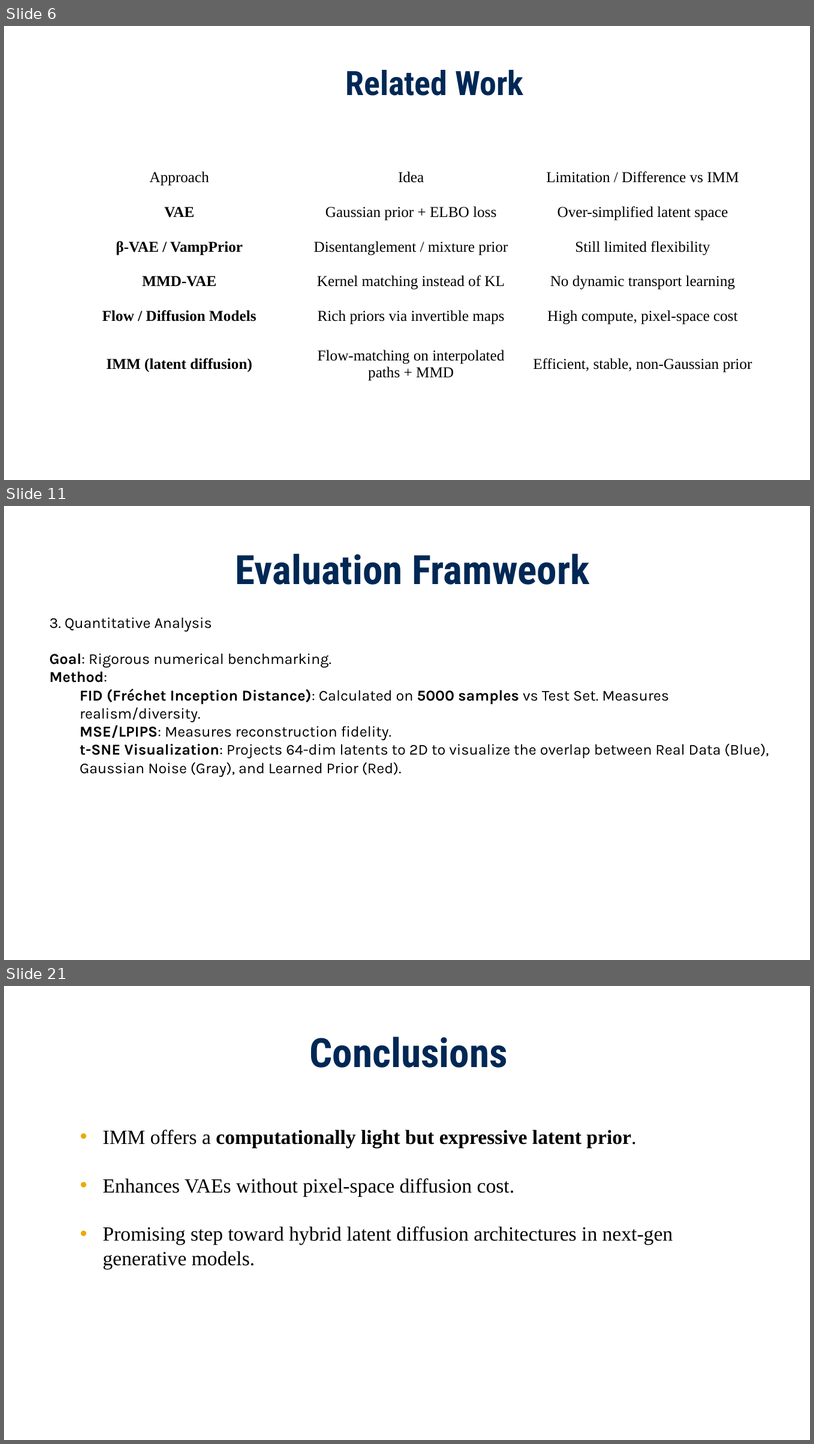
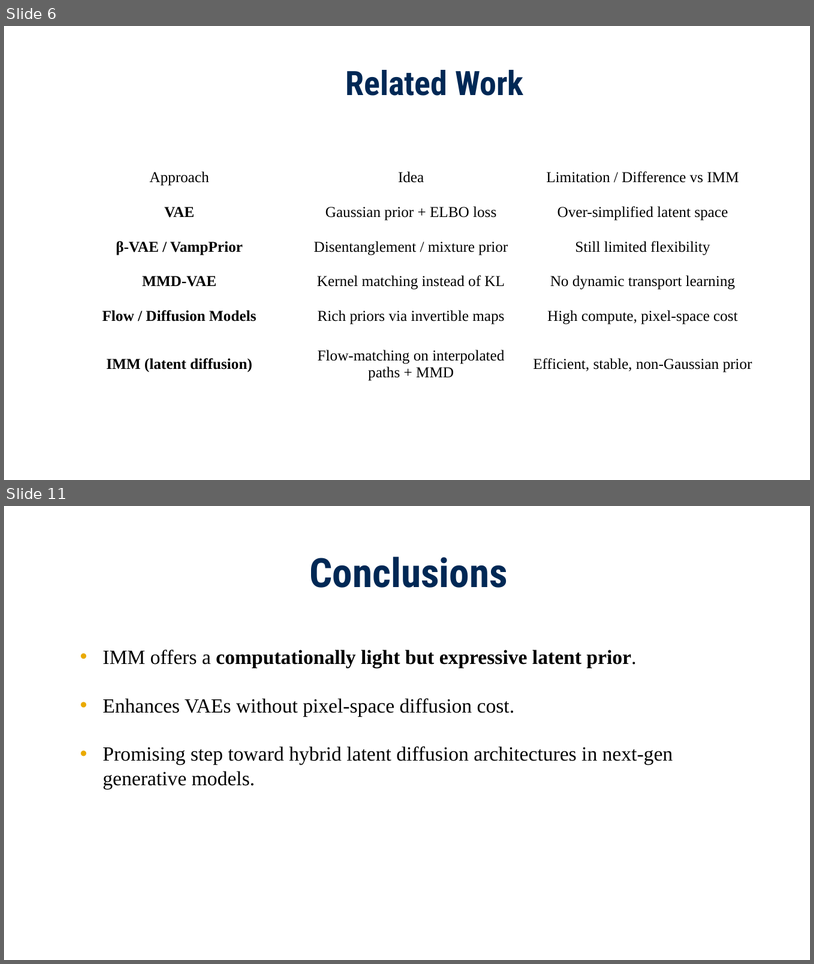
Before and after one commit to imranrimon/imm_vae, a slide deck: IMM_Midterm.pptx. Shown one above the other, each under a label of ours: slides 6, 11 and 21 before the commit, slides 6 and 11 after it; the slides between them are not shown. The pictures are 814x1444 and 814x964 pixels, drawn with LibreOffice and Linux fonts; fonts in the diff are those of the drawing; background and template pictures are left out. Boxes give left, top, right and bottom in pixels: in the first picture for what was removed or moved away, otherwise in the second. Text is boxed around its words. In the diff, an @@ line names an element or a change of style, - is before the commit and + after.

```diff
--- a/IMM_Midterm.pptx
+++ b/IMM_Midterm.pptx
@@ slide 11 removed at <box>4,506,810,960</box>, background picture (left out) @@
@@ text removed at <box>236,553,590,585</box> @@
-Evaluation Framweork
@@ text removed at <box>50,617,769,777</box> @@
-3. Quantitative Analysis
-Goal: Rigorous numerical benchmarking.
-Method:
-  FID (Fréchet Inception Distance): Calculated on 5000 samples vs Test Set. Measures realism/diversity.
-  MSE/LPIPS: Measures reconstruction fidelity.
-  t-SNE Visualization: Projects 64-dim latents to 2D to visualize the overlap between Real Data (Blue), Gaussian Noise (Gray), and Learned Prior (Red).
@@ what was slide 21 is now slide 11 @@
```
Also in this commit, not shown: 4 slides changed, 3 slides added, 12 other slides removed, 1 other file.
